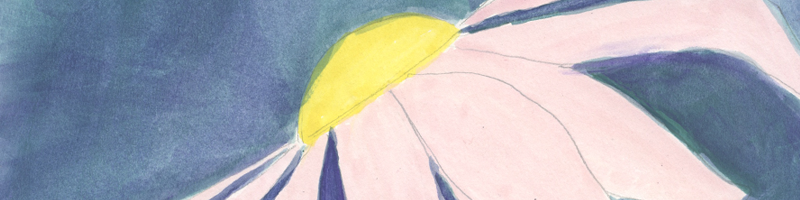
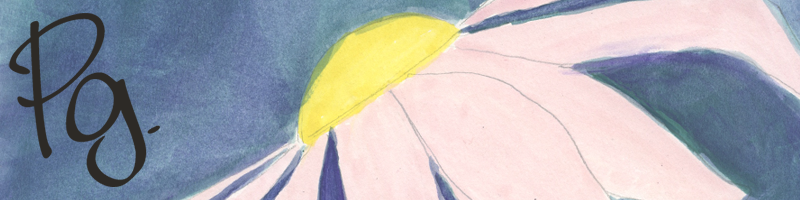
Layer changes from the first 800 x 200 image to the second:
added layer "logo" above "Layer 0 copy 2" over [8, 13, 160, 187]
